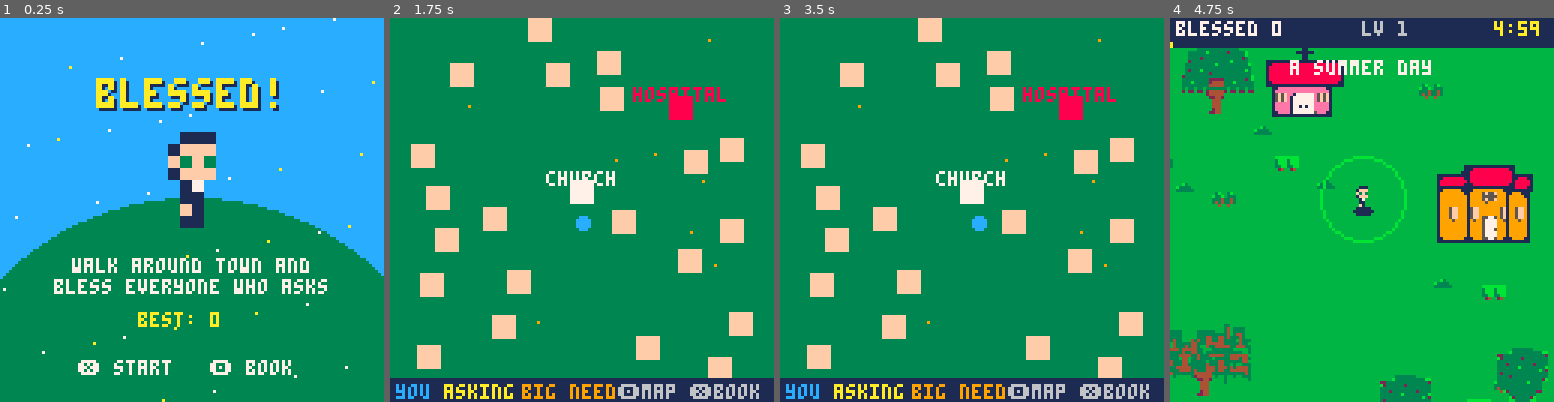
Above: before the commit, frames 1-4 (left to right).
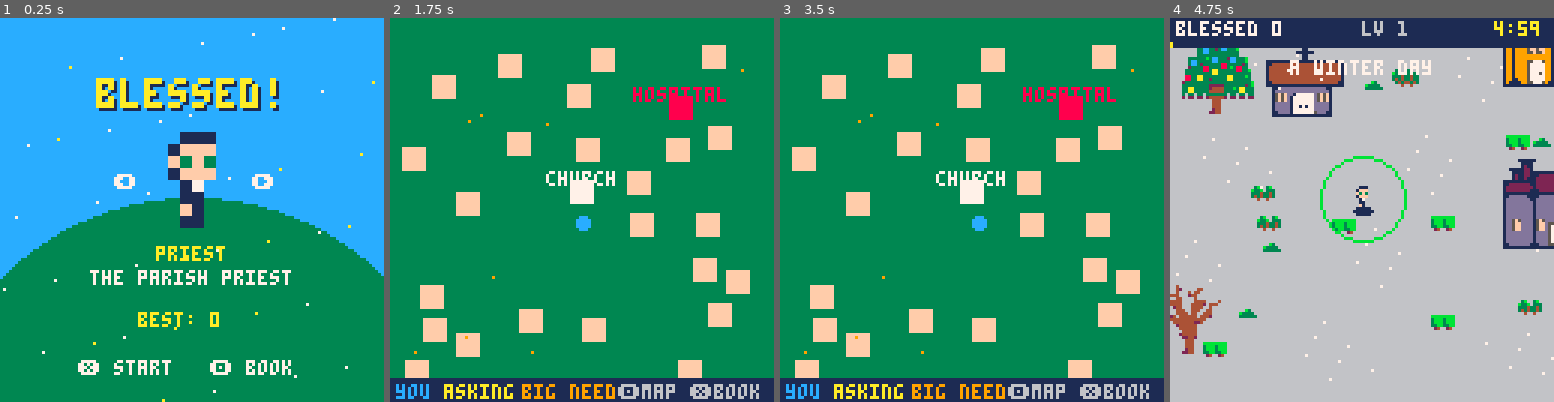
Above: after the commit, the same moments.

Repository: shalone86/sdcourses
Game: PICO-8 cartridge game/blessed.p8
The game is run twice, just before and just after one commit, with the same random seed, the same clock (stepped at 60 frames per second) and the same inputs.
Inputs:
- Up to frame 1 (0.25 s): no input
- Up to frame 2 (1.75 s): tap X (X key) at 0.33, 1.07 s; tap O (Z key) at 0.7, 1.7 s; hold Right from 1.6 s (still down)
- Up to frame 3 (3.5 s): tap X (X key) at 1.85, 2.97 s; release Right at 2.1 s; tap O (Z key) every 0.4 s from 2.1 to 3.3 s; hold Up 2.15-2.42 s; hold Right 2.47-3.03 s; hold Left from 3.08 s (still down)
- Up to frame 4 (4.75 s): release Left at 3.58 s; hold Down 3.63-3.97 s; tap O (Z key) at 3.7, 4.1, 4.5 s; hold Right 4.02-4.68 s; tap X (X key) at 4.08 s; hold Up from 4.73 s (still down)

The runs differ from the first frame. In frame 1, 3.2% of the frame differs, in the area x 14-86%, y 40-72%; in frame 2, 15%; in frame 3, 15%; in frame 4, 88%, in the area x 0-100%, y 7-100%.

Commit message:
Blessed!: unlockable characters; code tidied to make room
Start screen: left/right picks who you play (locked ones show as a dark
shape with how to unlock them). Benedictine (people wait longer),
Dominican (Marian garden, more rosaries), Franciscan (starts as
chaplain), Eastern monk (starts with an angel), Cardinal (starts with
the cathedral and a priest), Pope (blesses the whole screen each
minute; crowds come faster). Unlocks are checked at the end of each day
and saved; the end screen names a new one. Play again goes back to the
start screen to pick.

To make room under PICO-8's token limit: one shared step() and
closest() for people, grace and helper priests, merged off-screen
markers, and no hand-painted map support (unused).

Co-Authored-By: Claude Opus 5.5 <noreply@anthropic.com>
Claude-Session: https://claude.ai/code/session_014A5HNbCtgPJAi8nNk3cpQw

Diff:
--- a/game/blessed.p8
+++ b/game/blessed.p8
@@ -151,7 +151,8 @@
  drive_through=false had_coffee=false
  -- the hospital: a number of sick
  -- people that grows all day
- hosp_need=0 hosp_priests=0
+ hosp_need=0 hosp_priests=0 sick_healed=0
+ patience=1 popemode=false
  chapel=false chapel_relic=false
  chapel_deacons=0 ccd=0
  -- grace left at the church and
@@ -237,6 +238,56 @@
 
 function l(n) return lv[n] or 0 end
 
+-- characters: who you play. s,w:
+-- standing and walking drawings.
+-- u: how to unlock (saved for good)
+chars={
+ {n="priest",s=0,w=6,d="the parish priest"},
+ {n="benedictine",s=28,w=30,d="people wait longer",
+  u="5 or fewer missed in a day"},
+ {n="dominican",s=60,w=62,d="garden; more rosaries",
+  u="marian garden 3 times in a day"},
+ {n="franciscan",s=64,w=66,d="starts as chaplain",
+  u="bless 50 sick in a day"},
+ {n="eastern monk",s=68,w=70,d="starts with an angel",
+  u="find 3 combos"},
+ {n="cardinal",s=88,w=90,d="starts with a cathedral",
+  u="build the cathedral"},
+ {n="pope",s=92,w=94,d="blesses all, each minute",
+  u="bless 500 in a day"},
+}
+pick=max(1,dget(3)) -- last one you played
+
+function unlocked(i) return i==1 or dget(2)&(1<<i)>0 end
+
+-- end of the day: anything new?
+function check_unlocks()
+ local f=0
+ for i=1,#combos do if dget(1)&(1<<i)>0 then f+=1 end end
+ local won={false,missed<=5 and score>=50,l("marian garden")>=3,
+  sick_healed>=50,f>=3,cath,score>=500}
+ newchar=nil
+ for i=2,#chars do
+  if won[i] and not unlocked(i) then
+   dset(2,dget(2)|(1<<i)) newchar=chars[i].n
+  end
+ end
+end
+
+-- your character's head start
+function start_skill()
+ local n=chars[pick].n
+ patience=n=="benedictine" and 1.5 or 1
+ if n=="dominican" then garden=1 lv["marian garden"]=1 end
+ if n=="franciscan" then chap=true lv["chaplain"]=1 end
+ if n=="eastern monk" then lv["guardian angel"]=1 p.mag+=10 end
+ if n=="cardinal" then
+  church=3 cath=true lv["fix the church"]=2 lv["cathedral"]=1
+  bishop=true lv["bishop"]=1 add_helper(false)
+ end
+ popemode=n=="pope"
+end
+
 -- combos: two upgrades that work
 -- together. a combo shows up (gold)
 -- once you have what it needs.
@@ -309,14 +360,6 @@
   wc=rnd(walls),rc=rnd(roofs)})
  hosp_wc,hosp_rc=rnd(walls),rnd(roofs)
  add(bldg,{x=hosp_x,y=hosp_y,s=s_hosp,k="hosp",wc=hosp_wc,rc=hosp_rc})
- -- doors she paints in the map
- -- editor (sprite flag 1) send
- -- people out too
- for my=0,31 do for mx=0,63 do
-  if fget(mget(mx,my),1) then
-   add(bldg,{x=mx*8-4,y=my*8-10,k="door"})
-  end
- end end
  for i=1,40 do
   local x,y=16+rnd(world-48),16+rnd(world-48)
   if free(x,y) then
@@ -362,11 +405,9 @@
  return true
 end
 
--- walls stop the priest: buildings
--- and map tiles
+-- buildings stop the priest
 -- with sprite flag 0
 function solid(x,y)
- if fget(mget(x\8%64,y\8%32),0) then return true end
  for b in all(bldg) do
   if b.s and x>b.x-8 and x<b.x+24
    and y>b.y+2 and y<b.y+17 then
@@ -414,7 +455,7 @@
 function person(x,y,k)
  local q={x=x,y=y,k=k,s=rnd(s_people),
   look=new_look("people"),need=1,hit=0,
-  wait=900+rnd(300),spd=.2+rnd(.2)}
+  wait=(900+rnd(300))*patience,spd=.2+rnd(.2)}
  -- the top of the head: hair, or
  -- a hat (its own random color)
  local tc=tops[q.s]
@@ -501,7 +542,7 @@
 function heal(n)
  n=min(n,hosp_need)
  if n<=0 then return end
- hosp_need-=n score+=n
+ hosp_need-=n score+=n sick_healed+=n
  hosp_pile+=n
  splash(hosp_x+8,hosp_y+8,10)
  add(fx,{x=hosp_x+8,y=hosp_y-4,t=20,s="\143",c=10})
@@ -573,7 +614,8 @@
 
 function drop_item(x,y)
  add(items,{x=x%world,y=y%world,
-  k=rnd({"rosary","bucket","coffee","coffee"})})
+  k=rnd({"rosary","bucket","coffee","coffee",
+   chars[pick].n=="dominican" and "rosary" or "coffee"})})
 end
 
 function use(k)
@@ -634,13 +676,19 @@
 
 function _update()
  if state=="title" then
-  if btnp(5) then state="play"
+  -- left/right: who you play
+  if btnp(0) then pick=(pick-2)%#chars+1 end
+  if btnp(1) then pick=pick%#chars+1 end
+  if btnp(5) then
+   if unlocked(pick) then
+    dset(3,pick) _init() start_skill() state="play"
+   else sfx(4) end
   elseif btnp(4) then book_from="title" state="book" end
   return
  end
  if state=="over" then
   if btnp(4) then book_from="over" state="book"
-  elseif btnp(5) then _init() end
+  elseif btnp(5) then _init() state="title" end
   return
  end
  if state=="map" then
@@ -686,7 +734,7 @@
   end
  end
  if t>=day_len*30 then
-  state="over"
+  state="over" check_unlocks()
   best=dget(0)
   if score>best then dset(0,score) end
   return
@@ -706,7 +754,13 @@
  if not solid(p.x,ny) then p.y=ny end
 
  -- who asks, and how often
- if t%max(10,40-t\900)==0 then spawn_walker() end
+ -- (crowds come faster for the pope)
+ if t%max(8,(40-t\900)*(popemode and .7 or 1)\1)==0 then spawn_walker() end
+ -- the pope blesses everyone on
+ -- screen, once a minute
+ if popemode and t%1800==0 then
+  splash(p.x,p.y-4,70) bless(p.x,p.y,90) say("urbi et orbi!")
+ end
  if t%240==0 then spawn_home() end
  if t%max(20,150-church*20-garden*20)==0 then spawn_church() end
  -- the sick: more as the day goes on.
@@ -733,10 +787,7 @@
   if q.tx then tx,ty=q.tx,q.ty end
   if q.k=="walk" or q.tx then
    if not near(q.x,q.y,tx,ty,6) then
-    local a=atan2(wd(tx,q.x),wd(ty,q.y))
-    q.x=(q.x+cos(a)*q.spd)%world
-    q.y=(q.y+sin(a)*q.spd)%world
-    q.fl=cos(a)<0
+    step(q,tx,ty,q.spd)
    elseif q.tx then
     q.there=true
    end
@@ -811,8 +862,7 @@
  -- grace: walk near it to pick it up
  for g in all(graces) do
   if g.pull or near(g.x,g.y,p.x,p.y-4,p.mag) then
-   local a=atan2(wd(p.x,g.x),wd(p.y-4,g.y))
-   g.x=(g.x+cos(a)*3)%world g.y=(g.y+sin(a)*3)%world
+   step(g,p.x,p.y-4,3)
   end
   if near(g.x,g.y,p.x,p.y-4,5) then
    del(graces,g) xp+=g.v sfx(1)
@@ -839,76 +889,59 @@
  if xp>=need and state=="play" then levelup() end
 end
 
+-- move o toward tx,ty (the short
+-- way round the town)
+function step(o,tx,ty,sp)
+ local a=atan2(wd(tx,o.x),wd(ty,o.y))
+ o.x=(o.x+cos(a)*sp)%world
+ o.y=(o.y+sin(a)*sp)%world
+ o.fl=cos(a)<0 o.mv=true
+end
+
+-- the nearest thing in list that ok() likes
+function closest(list,o,ok)
+ local tg,best
+ for q in all(list) do
+  local d=abs(wd(q.x,o.x))+abs(wd(q.y,o.y))
+  if ok(q) and (not tg or d<best) then tg,best=q,d end
+ end
+ return tg
+end
+
+function onscreen(q)
+ return abs(wd(q.x,p.x))<60 and abs(wd(q.y,p.y))<60
+end
+
 -- the bishop's priests: one person
--- or one grace at a time, and they
--- stay on your screen. hospital
--- priests stay there and bless
--- the sick.
+-- (or else one grace) at a time, on
+-- your screen. hospital priests
+-- stay there and bless the sick;
+-- with sick calls they visit homes
+-- when the hospital is quiet.
 function helper(h)
  h.mv=false
+ local tg,tx,ty,r,sp
  if h.hosp then
-  local tx,ty=hosp_x+8+h.ox/2,hosp_y+22
-  -- sick calls: when the hospital
-  -- is quiet, visit someone at home
-  local tg
+  tx,ty,r,sp=hosp_x+8+h.ox/2,hosp_y+22,3,1.5
   if sick_calls and hosp_need==0 then
-   local best=999
-   for q in all(people) do
-    if q.k=="home" then
-     local d=abs(wd(q.x,h.x))+abs(wd(q.y,h.y))
-     if d<best then tg,best=q,d end
-    end
-   end
-   if tg then tx,ty=tg.x,tg.y end
-  end
-  if not near(h.x,h.y,tx,ty,tg and 7 or 3) then
-   local a=atan2(wd(tx,h.x),wd(ty,h.y))
-   h.x=(h.x+cos(a)*1.5)%world h.y=(h.y+sin(a)*1.5)%world
-   h.fl=cos(a)<0 h.mv=true
-  else
-   h.cd-=1
-   if h.cd<=0 then
-    if tg then h.cd=30 splash(h.x,h.y-4,6) hit(tg)
-    elseif hosp_need>0 then h.cd=60 heal(1) end
-   end
-  end
-  return
- end
- local cx,cy,range=p.x,p.y,60
- if h.hosp then cx,cy,range=hosp_x+8,hosp_y+22,30 end
- local tg,best=nil,999
- for q in all(people) do
-  if abs(wd(q.x,cx))<range and abs(wd(q.y,cy))<range then
-   local d=abs(wd(q.x,h.x))+abs(wd(q.y,h.y))
-   if d<best then tg,best=q,d end
-  end
- end
- if not h.hosp then
-  for g in all(graces) do
-   local d=abs(wd(g.x,h.x))+abs(wd(g.y,h.y))
-   if abs(wd(g.x,p.x))<60 and abs(wd(g.y,p.y))<60 and d<best then
-    tg,best=g,d
-   end
-  end
- end
- local tx,ty=cx+h.ox,cy+h.oy
- if tg then tx,ty=tg.x,tg.y end
- if not near(h.x,h.y,tx,ty,4) then
+   tg=closest(people,h,function(q) return q.k=="home" end)
+  end
+ else
+  tg=closest(people,h,onscreen) or closest(graces,h,onscreen)
+  tx,ty,r,sp=p.x+h.ox,p.y+h.oy,4,van and 2 or 1
   -- left behind? hurry back
-  local sp=1
-  if van then sp=2 end
-  if not h.hosp and not near(h.x,h.y,p.x,p.y,64) then sp=3 end
-  local a=atan2(wd(tx,h.x),wd(ty,h.y))
-  h.x=(h.x+cos(a)*sp)%world h.y=(h.y+sin(a)*sp)%world
-  h.fl=cos(a)<0 h.mv=true
- end
- h.cd-=1
- if tg and h.cd<=0 and near(h.x,h.y,tg.x,tg.y,7) then
-  h.cd=30
-  if tg.v then
-   del(graces,tg) xp+=tg.v sfx(1)
-  else
-   splash(h.x,h.y-4,6) hit(tg)
+  if not near(h.x,h.y,p.x,p.y,64) then sp=3 end
+ end
+ if tg then tx,ty,r=tg.x,tg.y,7 end
+ if not near(h.x,h.y,tx,ty,r) then
+  step(h,tx,ty,sp)
+ else
+  h.cd-=1
+  if h.cd<=0 then
+   h.cd=30
+   if tg and tg.v then del(graces,tg) xp+=tg.v sfx(1)
+   elseif tg then splash(h.x,h.y-4,6) hit(tg)
+   elseif h.hosp and hosp_need>0 then h.cd=60 heal(1) end
   end
  end
 end
@@ -1093,13 +1126,17 @@
  end
  print("\^w\^tblessed!",33,21,1)
  print("\^w\^tblessed!",32,20,10)
- -- your priest, big
- local n=s_priest+flr(time()*2)%2
- if drawn(s_priest) then
-  sspr(n%16*8,n\16*8,8,8,48,38,32,32)
- end
- print("walk around town and",24,80,7)
- print("bless everyone who asks",18,87,7)
+ -- who you'll play, big (a dark
+ -- shape until unlocked)
+ local c=chars[pick]
+ local n=c.s+flr(time()*2)%2
+ if not unlocked(pick) then for i=1,15 do pal(i,1) end end
+ sspr(n%16*8,n\16*8,8,8,48,38,32,32)
+ pal()
+ print("\139",38,52,7) print("\145",84,52,7)
+ print(c.n,64-#c.n*2,76,10)
+ local d=unlocked(pick) and c.d or "unlock: "..c.u
+ print(d,64-#d*2,84,7)
  print("best: "..dget(0),46,98,10)
  print("\151 start   \142 book",26,114,7)
 end
@@ -1113,12 +1150,6 @@
  -- this season's ground color
  cls(0)
  camera(p.x-64,p.y-64)
- -- map tiles she painted, wrapped
- local tx,ty=(p.x-64)\8,(p.y-64)\8
- for j=ty,ty+17 do for i=tx,tx+17 do
-  local m=mget(i%64,j%32)
-  if m>0 then spr(m,i*8,j*8) end
- end end
  for d in all(decor) do at(d.x,d.y) spr(d.s,d.x,d.y) end
  for b in all(bldg) do
   at(b.x,b.y)
@@ -1190,12 +1221,12 @@
  -- you: blessing (4 frames, just
  -- after each blessing), walking,
  -- or standing. bishop once you are.
- local st,wk,bl=s_priest,s_priest_walk,s_priest_bless
- if bishop and drawn(s_bishop) then
+ local st,wk,bl=chars[pick].s,chars[pick].w,pick==1 and s_priest_bless
+ if pick==1 and bishop and drawn(s_bishop) then
   st,wk,bl=s_bishop,s_bishop_walk,s_bishop_bless
  end
  local since=p.rate-p.cd
- if since<12 and drawn(bl) then
+ if bl and since<12 and drawn(bl) then
   spr(bl+since\3,p.x-4,p.y-8,1,1,p.fl)
  else
   figure(st,wk,p.mv,p.x,p.y,p.fl,nil,0)
@@ -1226,21 +1257,16 @@
 
  -- off the screen: who's waiting
  -- at home or at the hospital
+ -- (and the hospital, filling up)
+ local marks={}
  for q in all(people) do
-  if q.k=="home" or q.ev then
-   local sx,sy=wd(q.x,p.x)+64,wd(q.y,p.y)+60
-   if sx<0 or sx>127 or sy<10 or sy>127 then
-    local c=10
-    if q.ev then c=9 end
-    circfill(mid(2,sx,125),mid(13,sy,125),1,c)
-   end
-  end
- end
- -- the hospital, when it's filling up
- if chap and hosp_need>=5 then
-  local sx,sy=wd(hosp_x+8,p.x)+64,wd(hosp_y+8,p.y)+60
+  if q.k=="home" or q.ev then add(marks,{q.x,q.y,q.ev and 9 or 10}) end
+ end
+ if chap and hosp_need>=5 then add(marks,{hosp_x+8,hosp_y+8,8}) end
+ for m in all(marks) do
+  local sx,sy=wd(m[1],p.x)+64,wd(m[2],p.y)+60
   if sx<0 or sx>127 or sy<10 or sy>127 then
-   circfill(mid(2,sx,125),mid(13,sy,125),1,8)
+   circfill(mid(2,sx,125),mid(13,sy,125),1,m[3])
   end
  end
 
@@ -1292,6 +1318,7 @@
     if y>92 then break end
    end
   end
+  if newchar then print("unlocked: "..newchar.."!",64-(#newchar+11)*2,22,10) end
   print("\142 book  \151 play again",18,98,6)
  end
  -- show color 0 as the ground
Not shown, changed: 32 lines of the sprite sheet (__gfx__) section of game/blessed.p8
Not shown, changed: game/IDEAS.md
Not shown, changed: game/sprites.json
